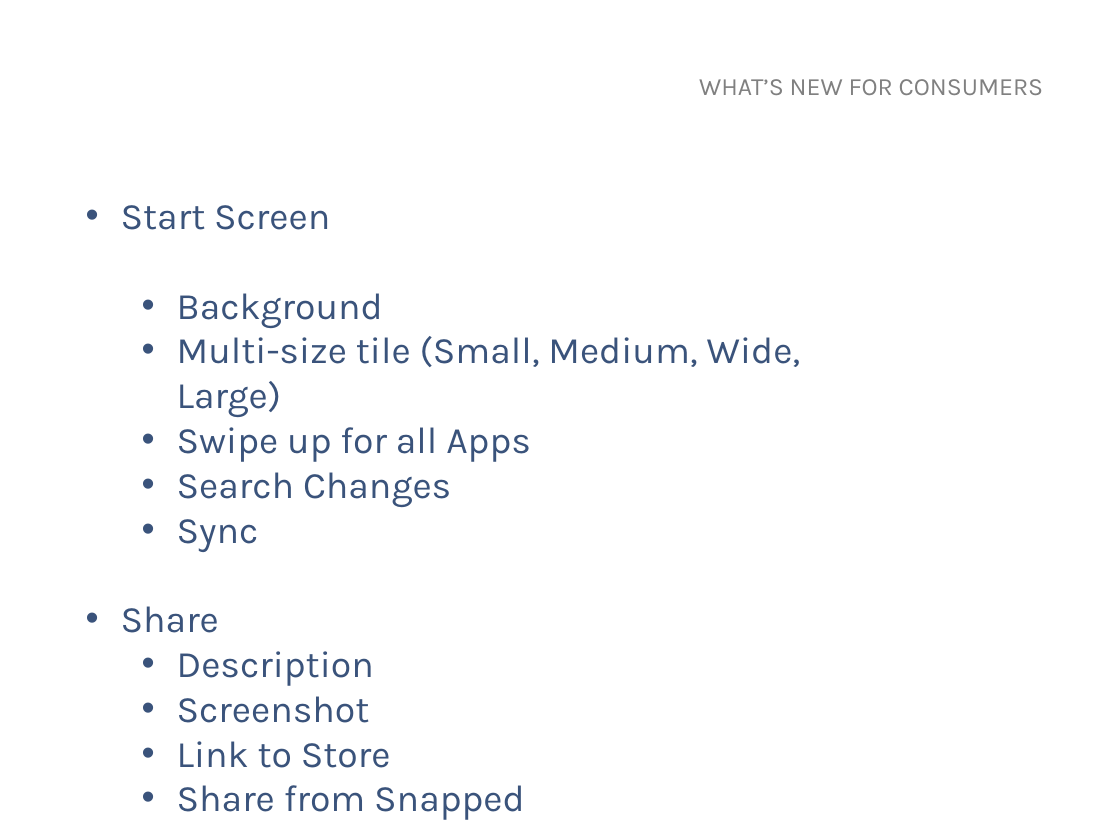
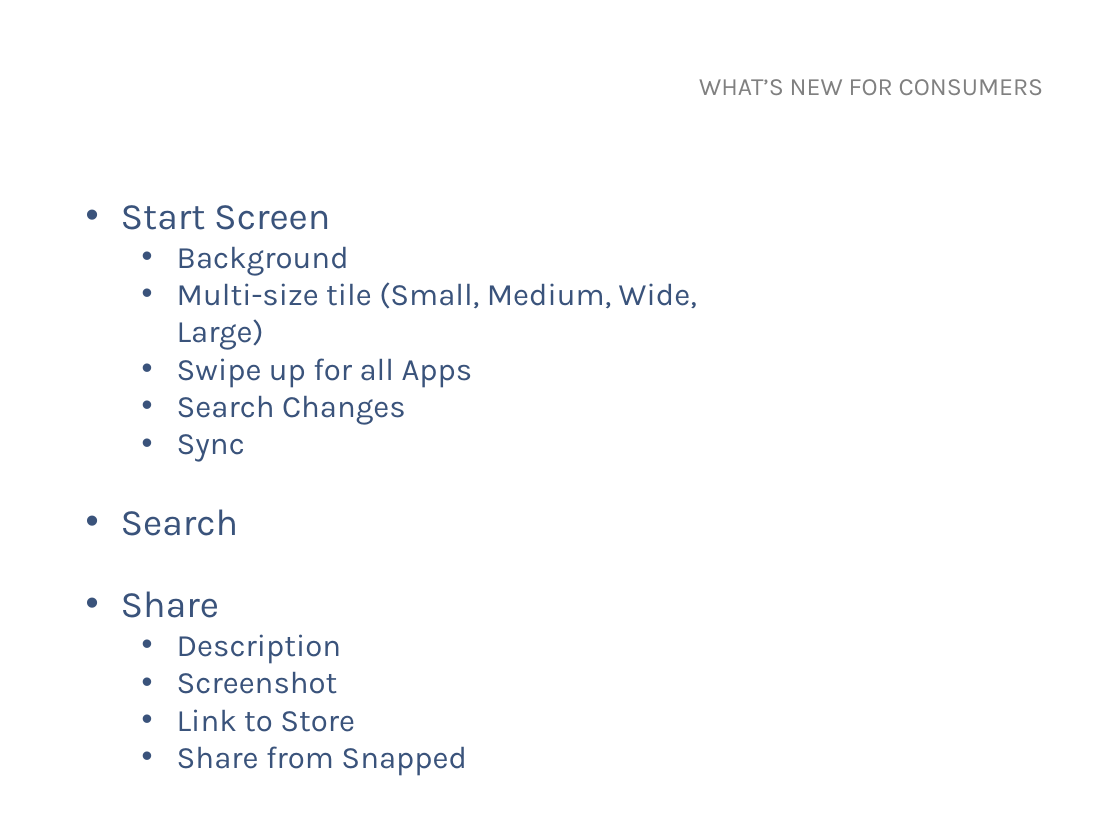
Before and after one commit to MarkerMetro/MarkerMetro.Talks, a slide deck: slide 5 of WhatsNewInWindows81/WhatsNewInWindows81.pptx. Drawn at 1120x840 pixels with LibreOffice and Linux fonts; fonts in the diff are those of the drawing; background and template pictures are left out. Boxes give left, top, right and bottom in pixels: in the first picture for what was removed or moved away, otherwise in the second. Text is boxed around its words. In the diff, an @@ line names an element or a change of style, - is before the commit and + after.

```diff
--- a/WhatsNewInWindows81/WhatsNewInWindows81.pptx
+++ b/WhatsNewInWindows81/WhatsNewInWindows81.pptx
@@ text at <box>177,246,697,776</box>: size 24 to 20 pt in "Background", "Multi-size tile (Small, Medium, Wide, Large)", "Swipe up for all Apps", "Search Changes" and 5 more places @@
@@ text at <box>121,509,239,536</box>: paragraph added @@
+• Search
```
Also in this commit, not shown: 3 other slides changed, 1 slide added.
